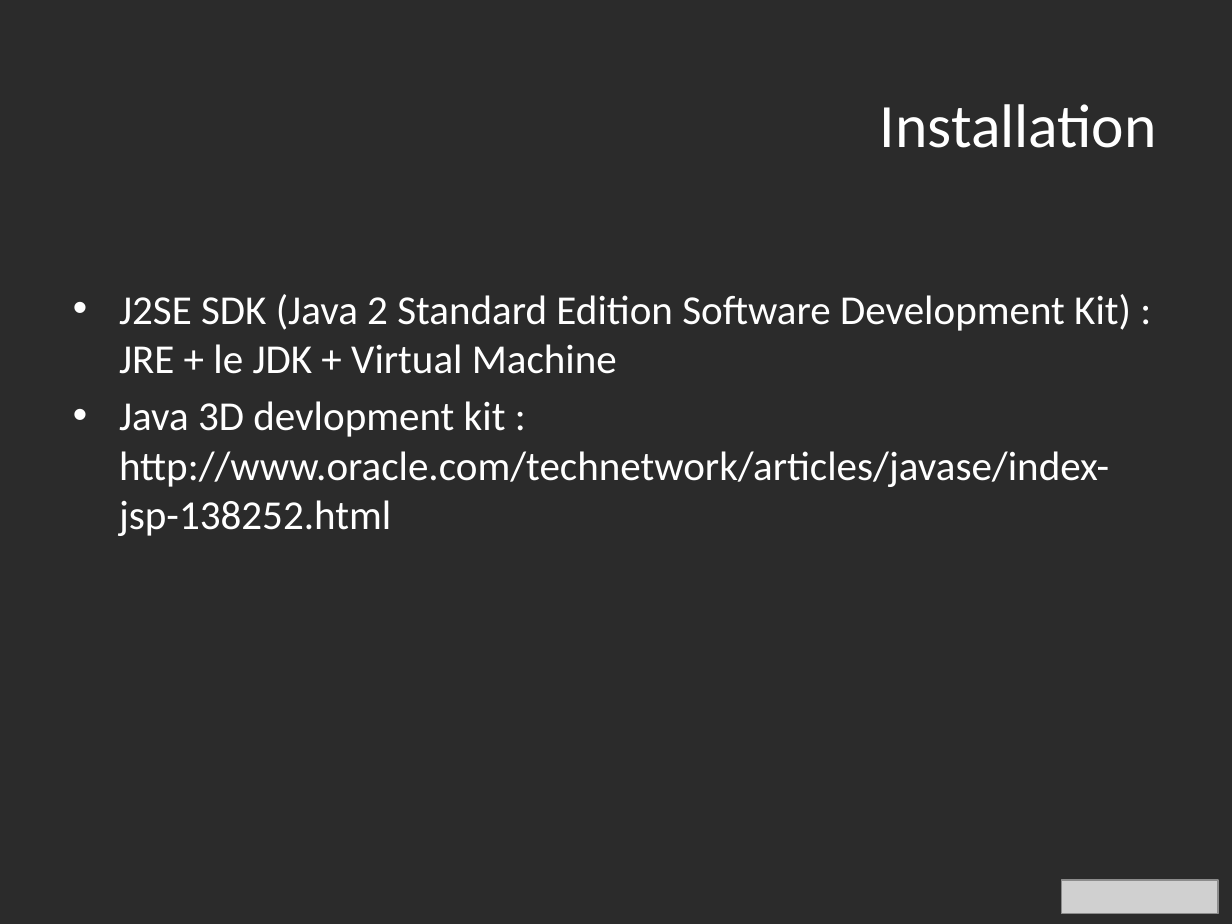
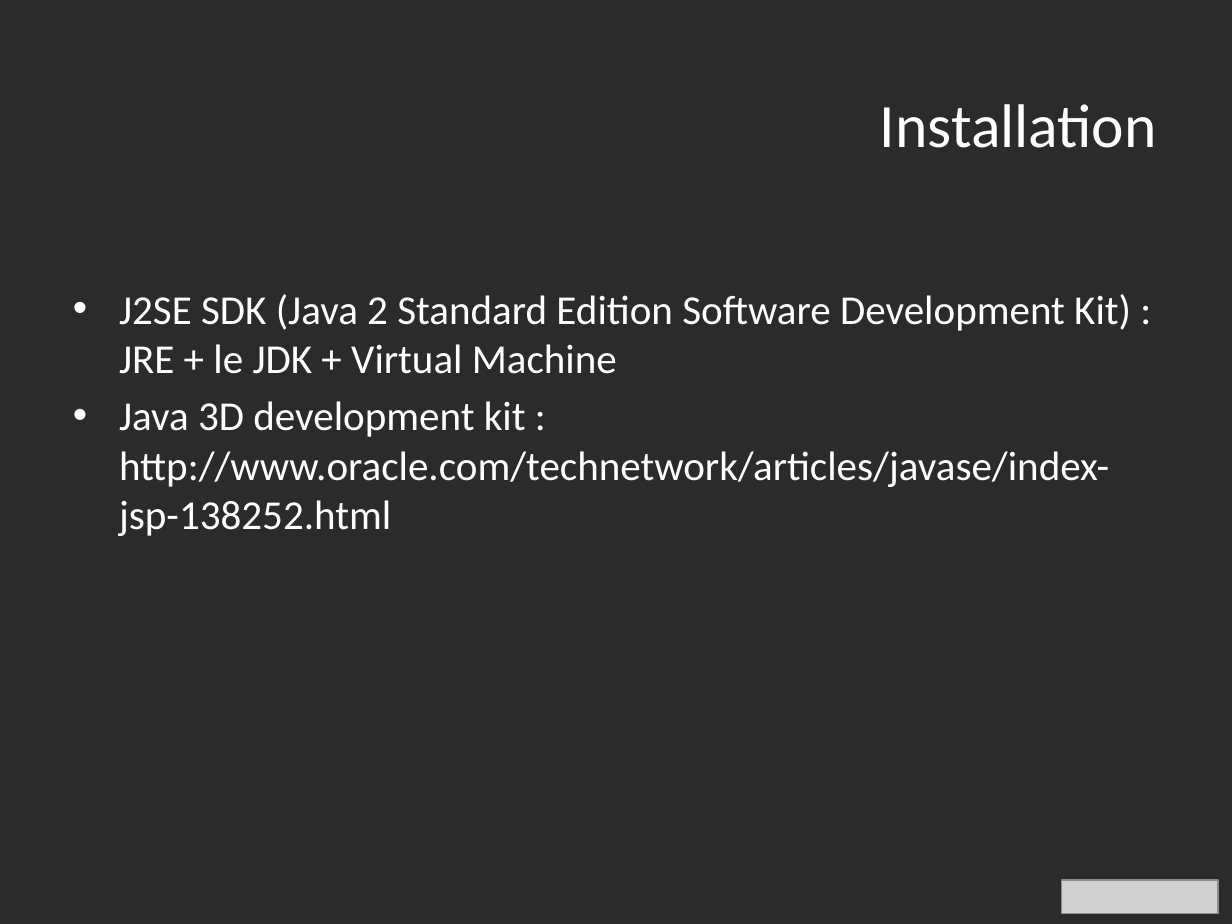
Before and after one commit to IlsanS/Math3D, a slide deck: slide 5 of powerpoint/Présentation1.pptx. Drawn at 1232x924 pixels with LibreOffice and Linux fonts; fonts in the diff are those of the drawing; grey boxes stand for pictures; background and template pictures are left out; a plain dark background stands for a picture behind light text. Boxes give left, top, right and bottom in pixels: in the first picture for what was removed or moved away, otherwise in the second. Text is boxed around its words. In the diff, an @@ line names an element or a change of style, - is before the commit and + after.

```diff
--- a/powerpoint/Présentation1.pptx
+++ b/powerpoint/Présentation1.pptx
@@ text at [119,401,1109,536]: text changed @@
-• Java 3D devlopment kit : http://www.oracle.com/technetwork/articles/javase/index-jsp-138252.html
+• Java 3D development kit : http://www.oracle.com/technetwork/articles/javase/index-jsp-138252.html
```
Also in this commit, not shown: 4 other slides changed, 2 slides added, 1 slide removed.
